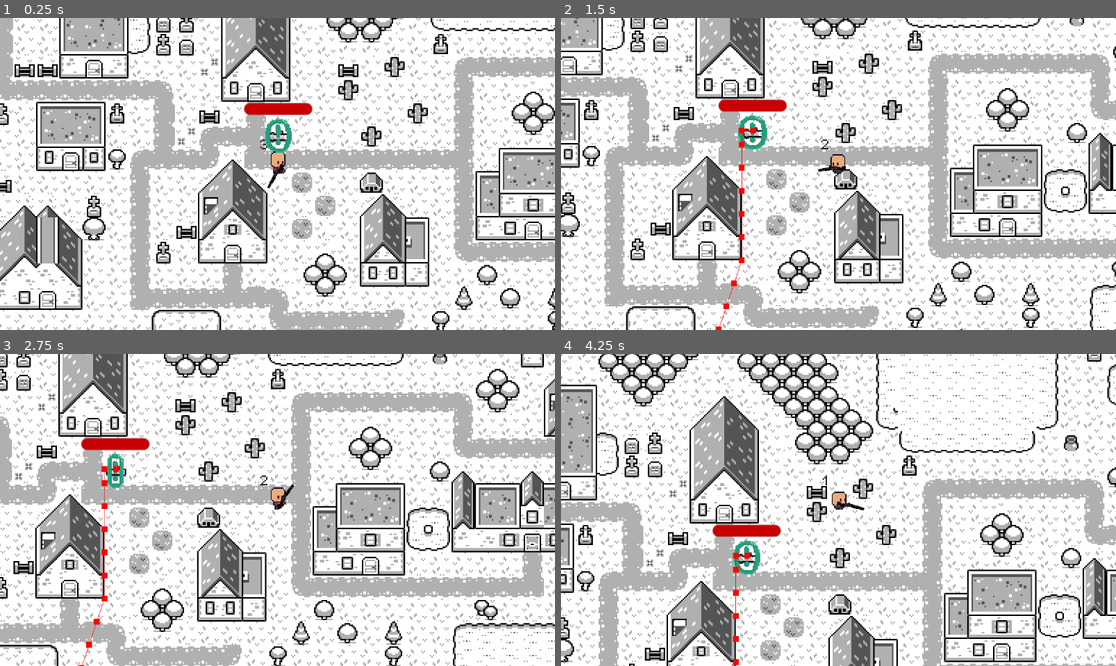
Above: before the commit, frames 1-4 (two rows, left to right).
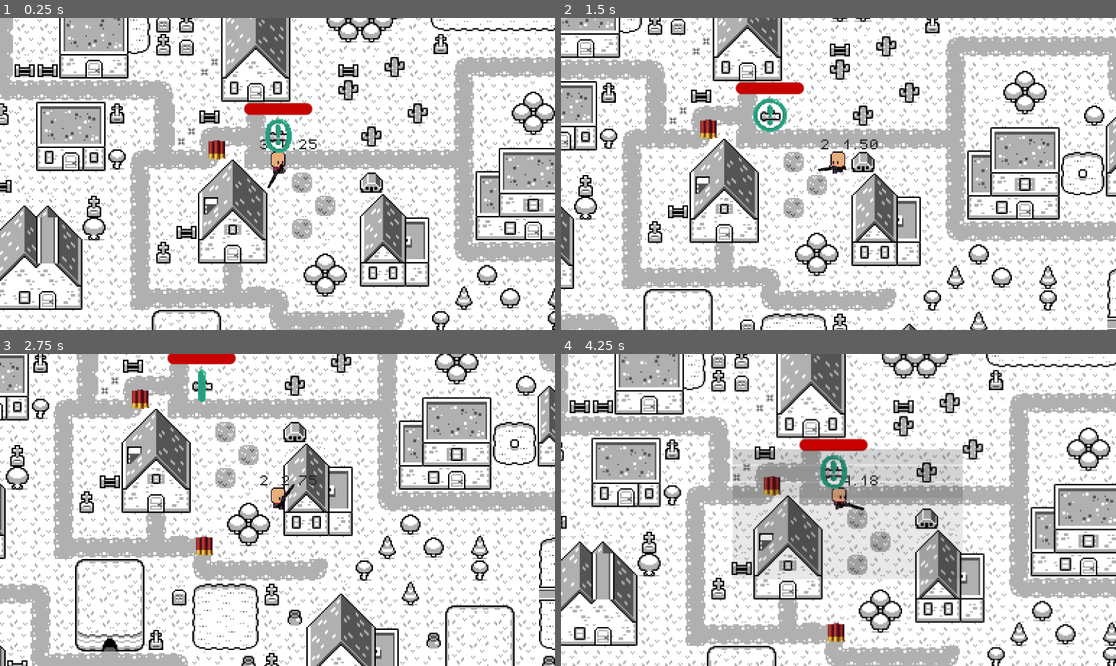
Above: after the commit, the same moments.

Repository: Tretaq/testa
Game: Godot game, scene res://game.tscn
Same seed, same stepped clock (60 frames per second), same inputs: the game is played once before the commit and once after it.
Inputs (mouse positions are in pixels of both pictures, inside the frame that each line leads up to):
- Up to frame 1 (0.25 s): no input
- Up to frame 2 (1.5 s): tap Enter at 0.5 s; move the mouse to (960, 158) at 0.52 s; hold D (RIGHT) 0.53-1.28 s; click (960, 158) at 0.6 s; move the mouse to (727, 189) at 1.27 s; hold S (DOWN) from 1.28 s (still down); tap Alt at 1.35 s
- Up to frame 3 (2.75 s): move the mouse to (333, 441) at 2.02 s; release S (DOWN) at 2.03 s; hold D (RIGHT) from 2.03 s (still down); tap Shift at 2.1 s
- Up to frame 4 (4.25 s): move the mouse to (810, 572) at 2.77 s; release D (RIGHT) at 2.78 s; hold W (UP) 2.78-3.53 s; click (810, 572) at 2.85 s; move the mouse to (1005, 556) at 3.52 s; hold A (LEFT) from 3.53 s (still down); tap Alt at 3.6 s; tap Escape (esc, bound only after the commit) at 4.15 s

The runs differ from the first frame. In frame 1, 0.2% of the frame differs, in the area x 37-58%, y 38-46%; in frame 2, 57%; in frame 3, 56%; in frame 4, 60%, in the area x 0-100%, y 0-100%.

Commit message:
press esc to pause is done

Diff:
--- a/game.gd
+++ b/game.gd
@@ -1,4 +1,20 @@
 extends Node2D
 
-func _ready():
-    pass
+@export var ammo_pack_scene: PackedScene
+@onready var spawn_area = $SpawnArea # Replace with the path to your Area2D node
+
+func spawn_ammo_pack():
+	var rect_size = spawn_area.get_node("CollisionShape2D").shape.extents * 2
+	var rect_position = spawn_area.global_position - rect_size / 2
+
+	var random_x = randf_range(rect_position.x, rect_position.x + rect_size.x)
+	var random_y = randf_range(rect_position.y, rect_position.y + rect_size.y)
+	var random_position = Vector2(random_x, random_y)
+
+	var ammo_pack = ammo_pack_scene.instantiate()
+	ammo_pack.global_position = random_position
+	add_child(ammo_pack)
+
+func _on_timer_timeout() -> void:
+	randomize()
+	spawn_ammo_pack()
--- a/game.tscn
+++ b/game.tscn
@@ -1,11 +1,14 @@
-[gd_scene load_steps=28 format=4 uid="uid://jhospea73sb0"]
+[gd_scene load_steps=31 format=4 uid="uid://jhospea73sb0"]
 
 [ext_resource type="PackedScene" uid="uid://cmwbgbdwf2a3y" path="res://player.tscn" id="1_80nbo"]
+[ext_resource type="Script" uid="uid://dutbgtln6dha1" path="res://game.gd" id="1_j5wjh"]
 [ext_resource type="Script" uid="uid://d1acvubgolpkk" path="res://global.gd" id="1_ryrav"]
 [ext_resource type="Texture2D" uid="uid://copwht617xe6i" path="res://Assets/Monochrome/Tilemap/tilemap.png" id="2_e2o6t"]
 [ext_resource type="PackedScene" uid="uid://dcavkiv18iarn" path="res://mob/mob.tscn" id="2_fc0e3"]
 [ext_resource type="PackedScene" uid="uid://nfxbcrmt5nqx" path="res://point.tscn" id="3_feb5d"]
 [ext_resource type="PackedScene" uid="uid://56k6jd5ei1j8" path="res://mob/mob_spawner.tscn" id="5_7jktm"]
+[ext_resource type="PackedScene" uid="uid://bv6rx1gqmv2ia" path="res://kus.tscn" id="7_eow3j"]
+[ext_resource type="PackedScene" uid="uid://bx8gb3oyj3mtt" path="res://pause_menu.tscn" id="9_vef74"]
 
 [sub_resource type="NavigationPolygon" id="NavigationPolygon_feb5d"]
 vertices = PackedVector2Array(8, 8, -8, 8, -8, -8, 8, -8)
@@ -394,13 +397,12 @@
 navigation_layer_0/layers = 1
 sources/0 = SubResource("TileSetAtlasSource_e2o6t")
 
-[sub_resource type="Curve2D" id="Curve2D_fc0e3"]
-_data = {
-"points": PackedVector2Array(0, 0, 0, 0, -217, 633, 0, 0, 0, 0, 391, 632)
-}
-point_count = 2
+[sub_resource type="RectangleShape2D" id="RectangleShape2D_j5wjh"]
+size = Vector2(639, 708)
 
 [node name="Game" type="Node2D"]
+script = ExtResource("1_j5wjh")
+ammo_pack_scene = ExtResource("7_eow3j")
 
 [node name="Global" type="Node" parent="."]
 script = ExtResource("1_ryrav")
@@ -423,13 +425,6 @@
 position = Vector2(-39, 631)
 point = NodePath("../point")
 
-[node name="Path2D" type="Path2D" parent="."]
-curve = SubResource("Curve2D_fc0e3")
-
-[node name="PathFollow2DA" type="PathFollow2D" parent="Path2D"]
-position = Vector2(-217, 633)
-rotation = -0.0016447353
-
 [node name="Node" type="Node" parent="."]
 
 [node name="mob_spawner" parent="Node" node_paths=PackedStringArray("target") instance=ExtResource("5_7jktm")]
@@ -463,3 +458,25 @@
 [node name="mob_spawner8" parent="Node" node_paths=PackedStringArray("target") instance=ExtResource("5_7jktm")]
 position = Vector2(-214, 453)
 target = NodePath("../../point")
+
+[node name="kus" parent="." instance=ExtResource("7_eow3j")]
+position = Vector2(-18, 84)
+
+[node name="SpawnArea" type="Area2D" parent="."]
+
+[node name="CollisionShape2D" type="CollisionShape2D" parent="SpawnArea"]
+position = Vector2(90.5, 260)
+shape = SubResource("RectangleShape2D_j5wjh")
+
+[node name="Timer" type="Timer" parent="."]
+autostart = true
+
+[node name="CanvasLayer" type="CanvasLayer" parent="."]
+
+[node name="PauseMenu" parent="CanvasLayer" instance=ExtResource("9_vef74")]
+offset_left = 473.0
+offset_top = 245.0
+offset_right = -344.77783
+offset_bottom = -215.0
+
+[connection signal="timeout" from="Timer" to="." method="_on_timer_timeout"]
--- a/global.gd
+++ b/global.gd
@@ -2,3 +2,6 @@
 
 
 var ammo = 3
+var elapsed_time = 0.0
+func _process(delta: float) -> void:
+    elapsed_time += delta
--- a/gun/gun.gd
+++ b/gun/gun.gd
@@ -10,6 +10,7 @@
         scale.y = -1
     else:
         scale.y = 1
+    ammo = Global.ammo
     if Input.is_action_just_pressed("fire") and ammo > 0:
             ammo -= 1
             Global.ammo = ammo
--- /dev/null
+++ b/kus.gd
@@ -0,0 +1,6 @@
+extends Area2D
+
+
+func _on_body_entered(body: Node2D) -> void:
+    Global.ammo += 1
+    queue_free()
--- /dev/null
+++ b/kus.tscn
@@ -0,0 +1,21 @@
+[gd_scene load_steps=4 format=3 uid="uid://bv6rx1gqmv2ia"]
+
+[ext_resource type="Script" uid="uid://w24v7lllv73g" path="res://kus.gd" id="1_4ag2t"]
+[ext_resource type="Texture2D" uid="uid://b5em824b7qkv5" path="res://Assets/ranass/ammo-shotgun 32px.png" id="2_v0v5x"]
+
+[sub_resource type="CircleShape2D" id="CircleShape2D_4k5mf"]
+radius = 7.071068
+
+[node name="kus" type="Area2D"]
+collision_layer = 0
+collision_mask = 4
+script = ExtResource("1_4ag2t")
+
+[node name="CollisionShape2D" type="CollisionShape2D" parent="."]
+shape = SubResource("CircleShape2D_4k5mf")
+
+[node name="Sprite2D" type="Sprite2D" parent="."]
+scale = Vector2(0.625, 0.625)
+texture = ExtResource("2_v0v5x")
+
+[connection signal="body_entered" from="." to="." method="_on_body_entered"]
--- a/mob/mob.tscn
+++ b/mob/mob.tscn
@@ -145,7 +145,6 @@
 shape = SubResource("CircleShape2D_ub8vd")
 
 [node name="NavigationAgent2D" type="NavigationAgent2D" parent="."]
-debug_enabled = true
 
 [node name="Timer" type="Timer" parent="."]
 autostart = true
--- /dev/null
+++ b/pause_menu.gd
@@ -0,0 +1,28 @@
+extends Control
+
+func _ready():
+    $AnimationPlayer.play("RESET")
+func resume():
+    get_tree().paused = false
+    $AnimationPlayer.play_backwards("blur")
+func pause():
+    get_tree().paused = true
+    $AnimationPlayer.play("blur")
+
+func testEsc():
+    if Input.is_action_just_pressed("esc") and get_tree().paused == false:
+            pause()
+    elif Input.is_action_just_pressed("esc") and get_tree().paused == true:
+        resume()
+
+func _on_resume_pressed() -> void:
+    resume()
+
+
+func _on_restart_pressed() -> void:
+    resume()
+    get_tree().reload_current_scene()
+
+
+func _process(delta):
+    testEsc()
--- /dev/null
+++ b/pause_menu.gdshader
@@ -0,0 +1,9 @@
+shader_type canvas_item;
+uniform sampler2D SCREEN_TEXTURE: hint_screen_texture, filter_linear_mipmap;
+
+uniform float lod: hint_range(0.0, 5) = 0.0;
+
+void fragment(){
+	vec4 color = texture(SCREEN_TEXTURE, SCREEN_UV, lod);
+	COLOR = color;
+}
--- /dev/null
+++ b/pause_menu.tscn
@@ -0,0 +1,129 @@
+[gd_scene load_steps=7 format=3 uid="uid://bx8gb3oyj3mtt"]
+
+[ext_resource type="Shader" uid="uid://2mo686le7v3k" path="res://pause_menu.gdshader" id="1_hdmo1"]
+[ext_resource type="Script" uid="uid://8mda6cjp3nfh" path="res://pause_menu.gd" id="1_nwcfo"]
+
+[sub_resource type="ShaderMaterial" id="ShaderMaterial_wyi4u"]
+shader = ExtResource("1_hdmo1")
+shader_parameter/lod = 0.0
+
+[sub_resource type="Animation" id="Animation_nwcfo"]
+resource_name = "blur"
+length = 0.3
+tracks/0/type = "value"
+tracks/0/imported = false
+tracks/0/enabled = true
+tracks/0/path = NodePath("ColorRect:material:shader_parameter/lod")
+tracks/0/interp = 1
+tracks/0/loop_wrap = true
+tracks/0/keys = {
+"times": PackedFloat32Array(0, 0.3),
+"transitions": PackedFloat32Array(1, 1),
+"update": 0,
+"values": [0.0, 0.9230000438425]
+}
+tracks/1/type = "value"
+tracks/1/imported = false
+tracks/1/enabled = true
+tracks/1/path = NodePath("PanelContainer:modulate")
+tracks/1/interp = 1
+tracks/1/loop_wrap = true
+tracks/1/keys = {
+"times": PackedFloat32Array(0, 0.3),
+"transitions": PackedFloat32Array(1, 1),
+"update": 0,
+"values": [Color(1, 1, 1, 0), Color(1, 1, 1, 1)]
+}
+
+[sub_resource type="Animation" id="Animation_05uyy"]
+length = 0.001
+tracks/0/type = "value"
+tracks/0/imported = false
+tracks/0/enabled = true
+tracks/0/path = NodePath("ColorRect:material:shader_parameter/lod")
+tracks/0/interp = 1
+tracks/0/loop_wrap = true
+tracks/0/keys = {
+"times": PackedFloat32Array(0),
+"transitions": PackedFloat32Array(1),
+"update": 0,
+"values": [0.0]
+}
+tracks/1/type = "value"
+tracks/1/imported = false
+tracks/1/enabled = true
+tracks/1/path = NodePath("PanelContainer:modulate")
+tracks/1/interp = 1
+tracks/1/loop_wrap = true
+tracks/1/keys = {
+"times": PackedFloat32Array(0),
+"transitions": PackedFloat32Array(1),
+"update": 0,
+"values": [Color(1, 1, 1, 0)]
+}
+
+[sub_resource type="AnimationLibrary" id="AnimationLibrary_p81d2"]
+_data = {
+&"RESET": SubResource("Animation_05uyy"),
+&"blur": SubResource("Animation_nwcfo")
+}
+
+[node name="PauseMenu" type="Control"]
+process_mode = 3
+layout_mode = 3
+anchors_preset = 15
+anchor_right = 1.0
+anchor_bottom = 1.0
+offset_left = 159.0
+offset_top = 26.0
+offset_right = 159.0
+offset_bottom = 26.0
+grow_horizontal = 2
+grow_vertical = 2
+script = ExtResource("1_nwcfo")
+
+[node name="ColorRect" type="ColorRect" parent="."]
+material = SubResource("ShaderMaterial_wyi4u")
+layout_mode = 0
+offset_left = -2015.8022
+offset_top = -1108.0
+offset_right = 2865.8022
+offset_bottom = 1716.0
+
+[node name="PanelContainer" type="PanelContainer" parent="."]
+modulate = Color(1, 1, 1, 0)
+layout_mode = 1
+anchors_preset = -1
+anchor_left = 0.36800003
+anchor_top = 0.46800002
+anchor_right = 0.36800003
+anchor_bottom = 0.46800002
+offset_left = -239.643
+offset_top = -135.264
+offset_right = 238.77094
+offset_bottom = 134.736
+
+[node name="VBoxContainer" type="VBoxContainer" parent="PanelContainer"]
+layout_mode = 2
+
+[node name="Resume" type="Button" parent="PanelContainer/VBoxContainer"]
+layout_mode = 2
+text = "Resume
+"
+
+[node name="Howtoplay" type="Button" parent="PanelContainer/VBoxContainer"]
+layout_mode = 2
+text = "How to play?"
+
+[node name="Restart" type="Button" parent="PanelContainer/VBoxContainer"]
+layout_mode = 2
+text = "Restart
+"
+
+[node name="AnimationPlayer" type="AnimationPlayer" parent="."]
+libraries = {
+&"": SubResource("AnimationLibrary_p81d2")
+}
+
+[connection signal="pressed" from="PanelContainer/VBoxContainer/Resume" to="." method="_on_resume_pressed"]
+[connection signal="pressed" from="PanelContainer/VBoxContainer/Restart" to="." method="_on_restart_pressed"]
--- a/player.gd
+++ b/player.gd
@@ -10,7 +10,7 @@
 
 
 func _process(delta: float) -> void:
-	$Label.text = str(Global.ammo)
+	$Label.text = str(Global.ammo) + "  " + String("%.2f" % Global.elapsed_time)
 	if get_global_mouse_position().x < global_position.x:
 		sprite.flip_h = true
 	else:
--- a/project.godot
+++ b/project.godot
@@ -49,6 +49,11 @@
 "events": [Object(InputEventMouseButton,"resource_local_to_scene":false,"resource_name":"","device":-1,"window_id":0,"a …(253 unchanged characters)…
 ]
 }
+esc={
+"deadzone": 0.2,
+"events": [Object(InputEventKey,"resource_local_to_scene":false,"resource_name":"","device":-1,"window_id":0,"alt_pressed":false,"shift_pressed":false,"ctrl_pressed":false,"meta_pressed":false,"pressed":false,"keycode":0,"physical_keycode":4194305,"key_label":0,"unicode":0,"location":0,"echo":false,"script":null)
+]
+}
 
 [rendering]
 
Not shown, added: kus.gd.uid
Not shown, added: pause_menu.gd.uid
Not shown, added: pause_menu.gdshader.uid
